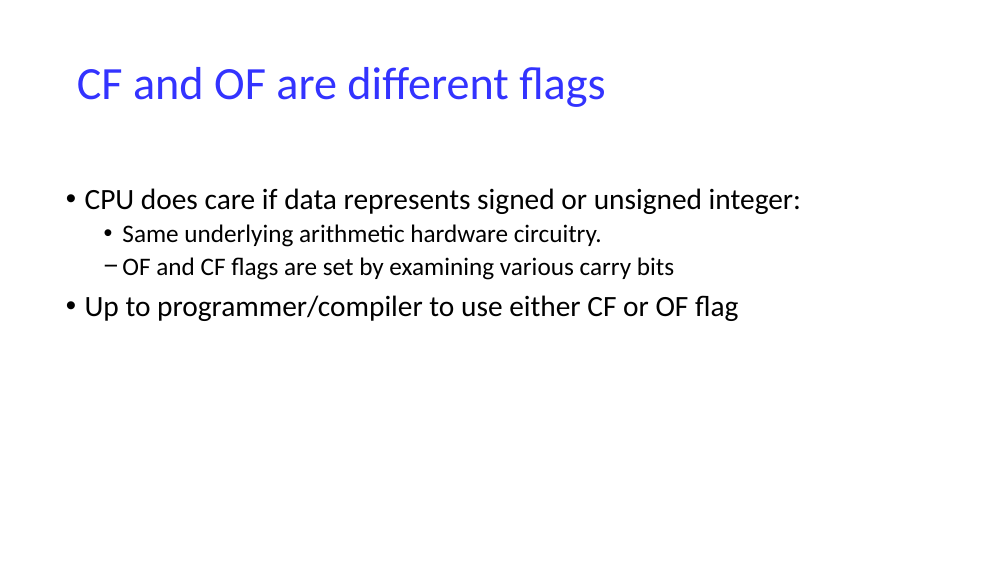
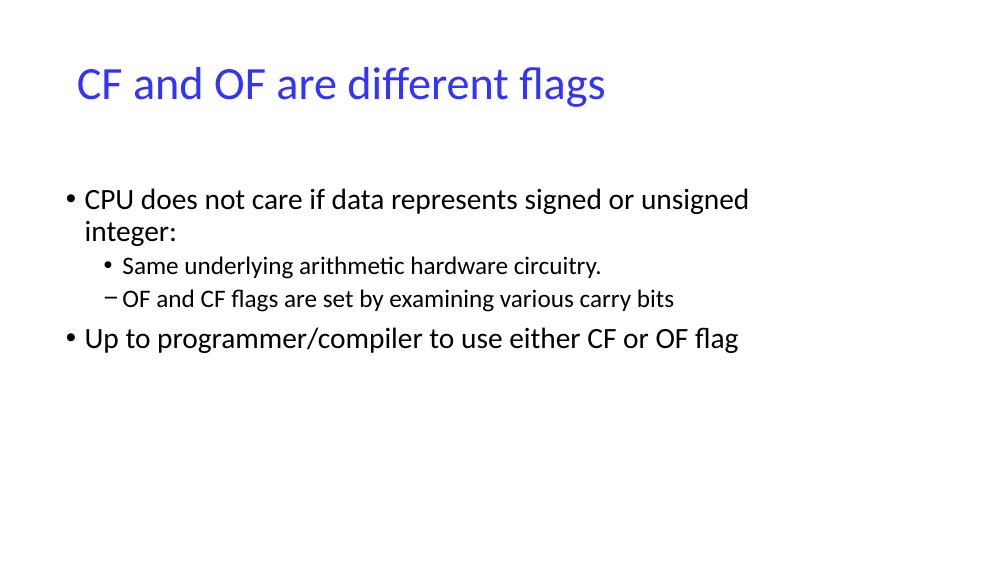
Before and after one commit to NYU-CSO/nyu-cso.github.io, a slide deck: slide 38 of notes/07-Machine_Basics_cont.pptx (slide 37 before the commit). Drawn at 1008x567 pixels with LibreOffice and Linux fonts; fonts in the diff are those of the drawing. Boxes give left, top, right and bottom in pixels: in the first picture for what was removed or moved away, otherwise in the second. Text is boxed around its words. In the diff, an @@ line names an element or a change of style, - is before the commit and + after.

```diff
--- a/notes/07-Machine_Basics_cont.pptx
+++ b/notes/07-Machine_Basics_cont.pptx
@@ text at [85,188,749,246]: text changed @@
-• CPU does care if data represents signed or unsigned integer:
+• CPU does not care if data represents signed or unsigned integer:
```
Also in this commit, not shown: 6 other slides changed, 1 slide added, 1 other file.
